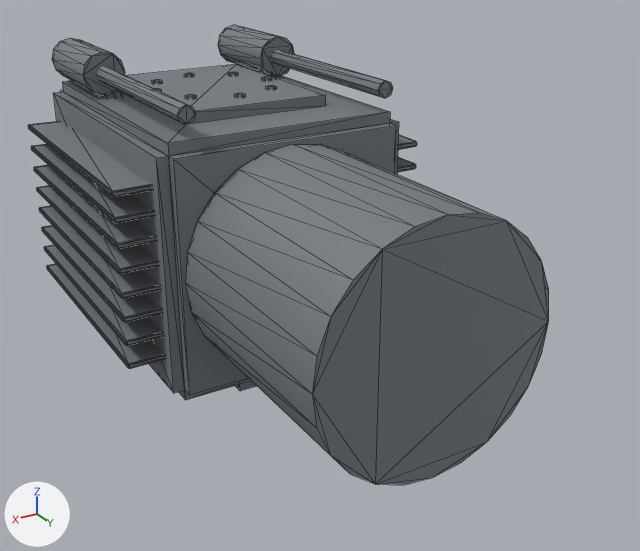
Before and after pictures for a commit that changed the glTF model prototype/assets/models/parts/ion_cannon_housing.glb.
One viewpoint serves both versions: a camera (50 mm lens) standing at (0.684, 1.326, 0.571) and looking at (-0.051, 0.101, -0.041). Arrows for +X, +Y and +Z are at lower left; the lights stay in place. The older version comes first. Mesh edges are drawn as thin lines. Vertices at exactly the same position are counted once.

In view in the first picture: 'ion_cannon_housing'.
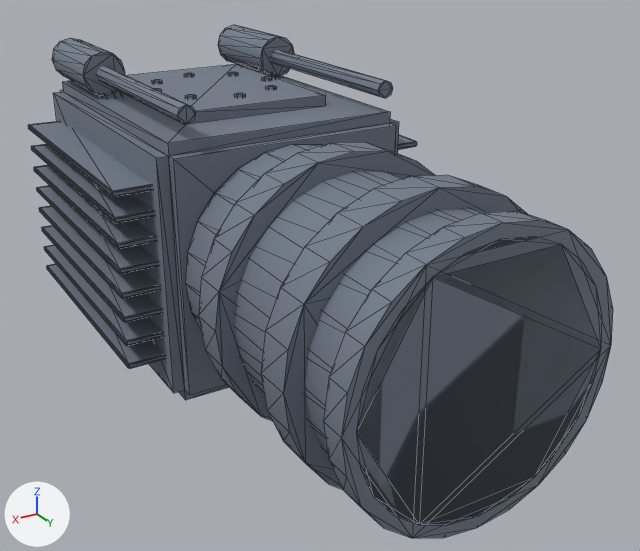
Boxes [x1, y1, x2, y2] around the edits, measured in the pictures (640 x 551 px; the box of a moved part takes in the faces that stretch with it):
'ion_cannon_housing', reshaped (12% wider, 11% taller)
    before: [28, 25, 549, 485]
    after: [28, 25, 613, 538]
part 1 of me_ion_cannon_housing_mesh, added
    after: [198, 142, 434, 421]
part 2 of me_ion_cannon_housing_mesh, added
    after: [261, 175, 529, 490]
part 3 of me_ion_cannon_housing_mesh, added
    after: [323, 211, 613, 538]
part 4 of me_ion_cannon_housing_mesh, moved or reshaped
    before: [185, 144, 549, 485]
    after: [185, 144, 602, 525]

The edits, one by one:
me_ion_cannon_housing_mesh is used by ob_ion_cannon_housing; location (0.0, 0.0, 0.0).
me_ion_cannon_housing_mesh had 992 vertices, 1784 faces and spanned x -0.29..0.29, y -0.5..0.5, z -0.31..0.31.
me_ion_cannon_housing_mesh now has 1184 vertices, 2140 faces and spans x -0.29..0.29, y -0.5..0.6, z -0.31..0.31.
me_ion_cannon_housing_mesh part 1: a new loose piece, a 24-sided cylinder along y spanning x -0.23..0.23, y 0.22..0.28, z -0.23..0.23, in mat_ion_cannon_housing_mat (greyish blue #7c8695).
me_ion_cannon_housing_mesh part 2: a new loose piece, a 24-sided cylinder along y spanning x -0.23..0.23, y 0.42..0.48, z -0.23..0.23, in mat_ion_cannon_housing_mat (greyish blue #7c8695).
me_ion_cannon_housing_mesh part 3: a new loose piece, a 24-sided cylinder along y spanning x -0.22..0.22, y 0.56..0.6, z -0.22..0.22, in mat_ion_cannon_housing_mat (greyish blue #7c8695).
me_ion_cannon_housing_mesh part 4: 24 vertices moved from x -0.2..0.2, y 0.5, z -0.2..0.2 to x -0.2..0.2, y 0.6, z -0.2..0.2.
Other edits to the shape of me_ion_cannon_housing_mesh do not show in these pictures.
